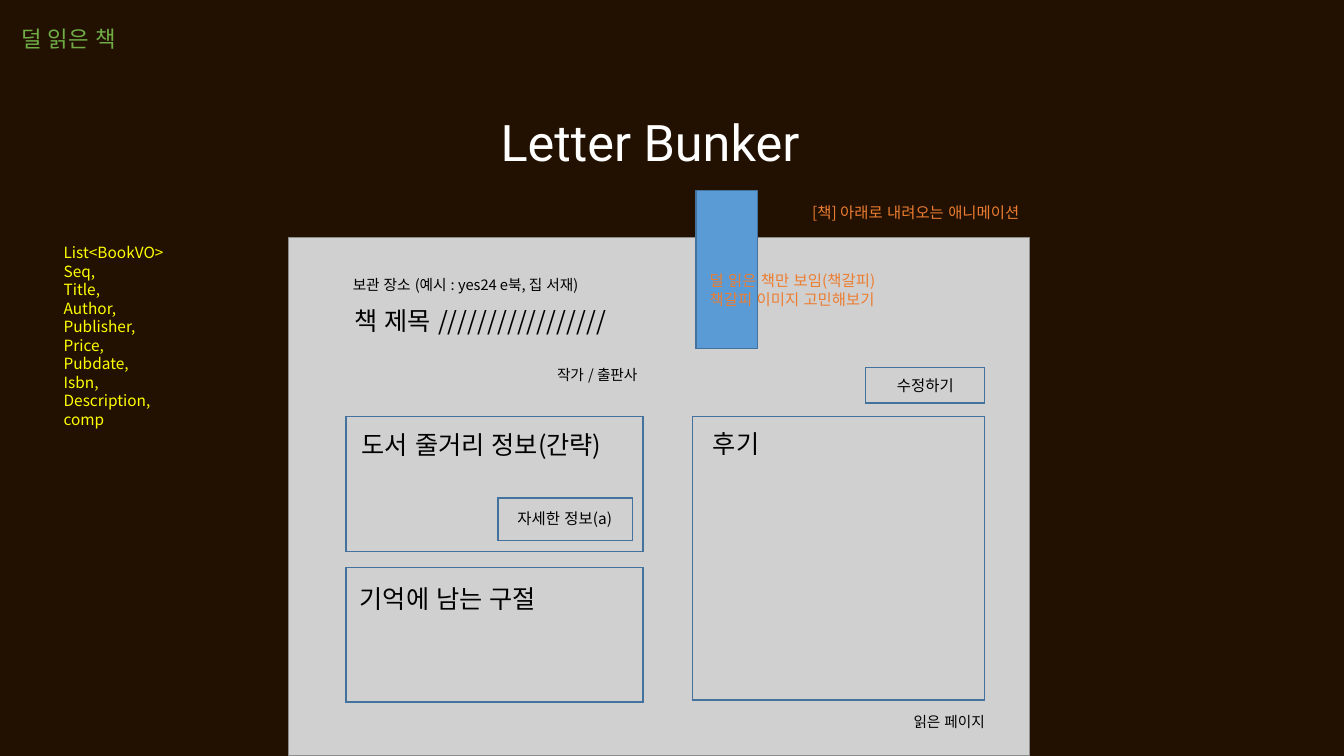
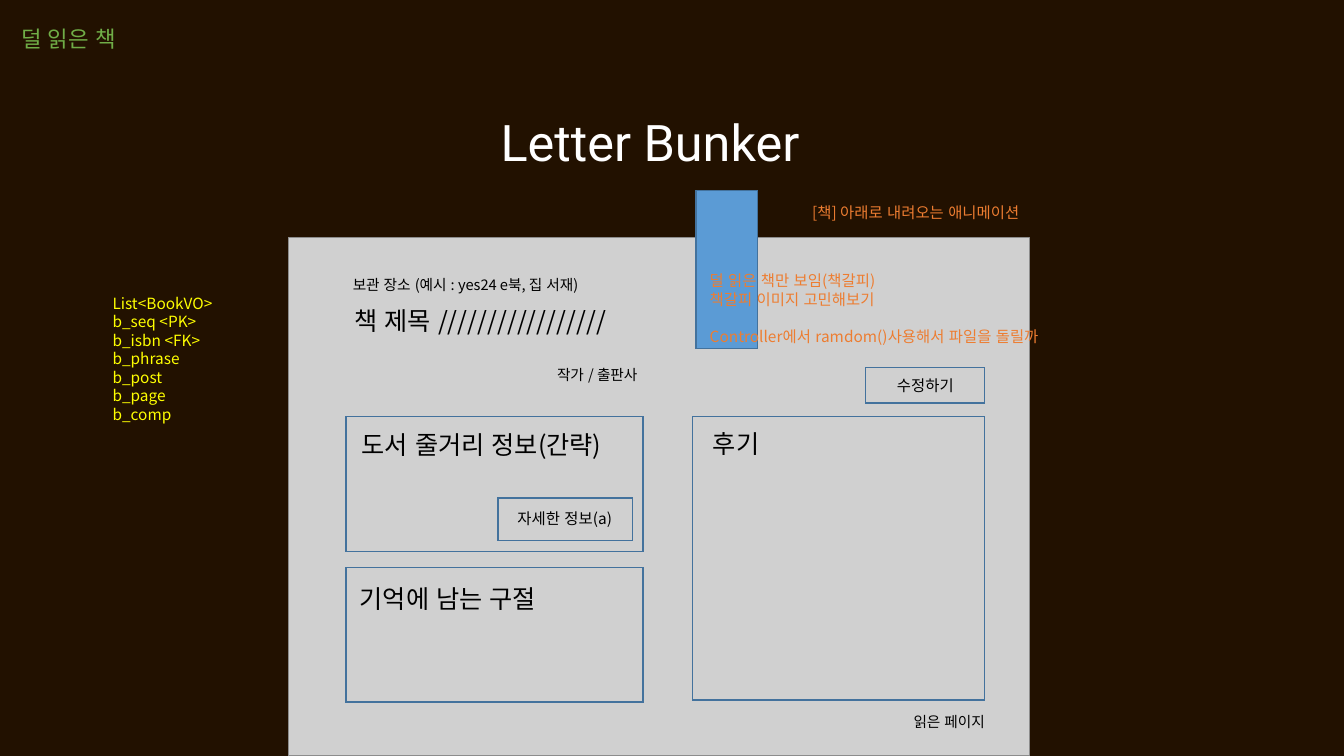
Before and after one commit to itkezi/Biz_Spring_2022_505, a slide deck: slide 4 of SpMVC_LETTERBUNKER/src/main/webapp/resources/letter bunker.pptx. Drawn at 1344x756 pixels with LibreOffice and Linux fonts; fonts in the diff are those of the drawing; grey boxes stand for pictures. Boxes give left, top, right and bottom in pixels: in the first picture for what was removed or moved away, otherwise in the second. Text is boxed around its words. In the diff, an @@ line names an element or a change of style, - is before the commit and + after.

```diff
--- a/SpMVC_LETTERBUNKER/src/main/webapp/resources/letter bunker.pptx
+++ b/SpMVC_LETTERBUNKER/src/main/webapp/resources/letter bunker.pptx
@@ text "List<BookVO>" moved from (x1=64, y1=245, x2=164, y2=429) to (x1=113, y1=296, x2=213, y2=424) @@
@@ text at (x1=113, y1=314, x2=201, y2=424): text changed @@
-Seq,
-Title,
-Author,
-Publisher,
-Price,
-Pubdate,
-Isbn,
-Description,
-comp
+b_seq <PK>
+b_isbn <FK>
+b_phrase
+b_post
+b_page
+b_comp
@@ text at (x1=710, y1=326, x2=1039, y2=346): paragraph added @@
+Controller에서 ramdom()사용해서 파일을 돌릴까
```
Also in this commit, not shown: 2 other slides changed, 1 slide added, 1 slide removed, 13 other files.
